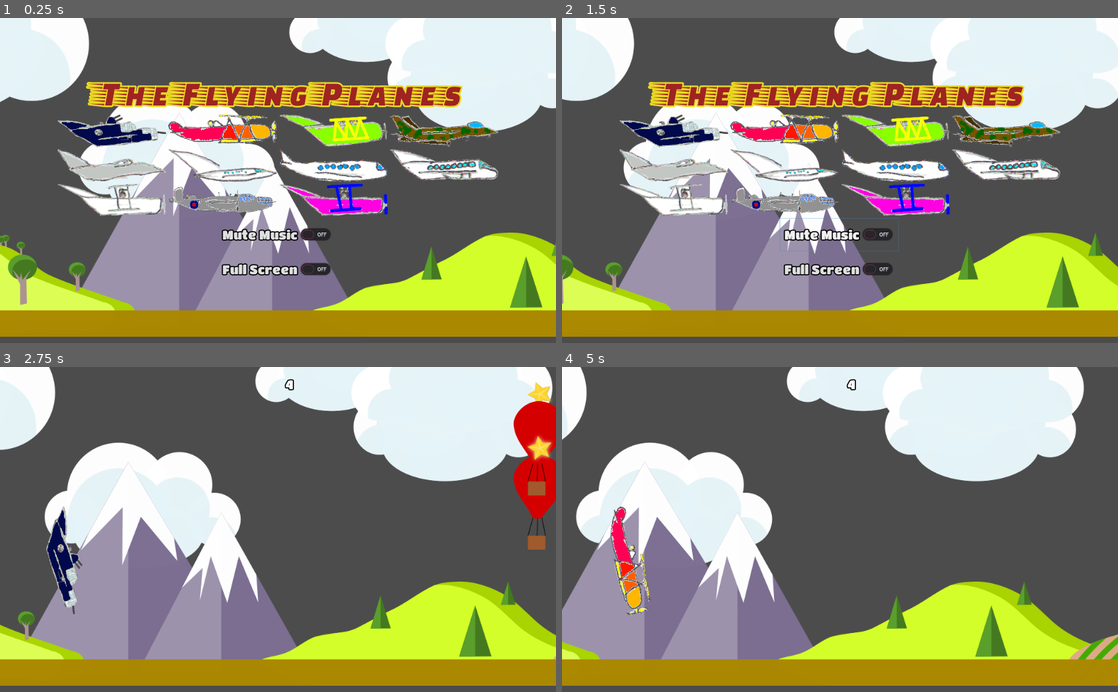
Above: before the commit, frames 1-4 (two rows, left to right).
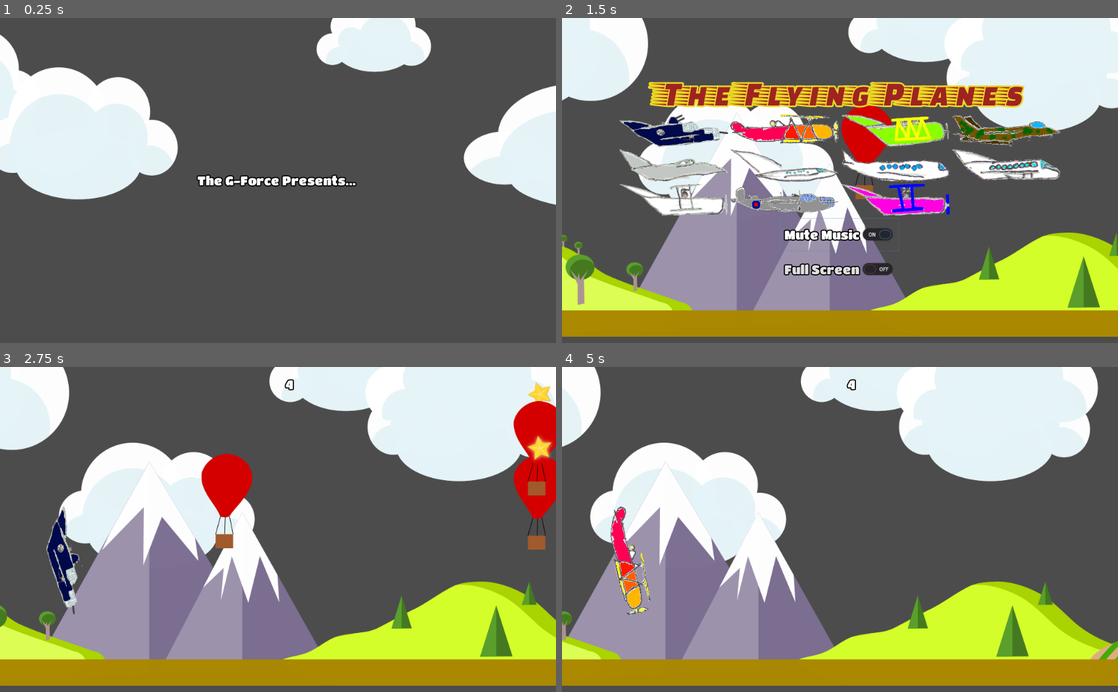
Above: after the commit, the same moments.

Repository: the-g-force/FamJam-October2020
Game: Godot game, scene res://src/SplashScreen.tscn
Two runs of this game, one before a commit and one after it. Both use one fixed random seed, a clock stepped at 60 frames per second and the inputs below. Before the commit the project starts from res://src/Level.tscn.
Inputs (mouse positions are in pixels of both pictures, inside the frame that each line leads up to):
- Up to frame 1 (0.25 s): no input
- Up to frame 2 (1.5 s): click (840, 235) at 0.5 s, where only the run before the commit has a clickable "Mute Music"; click "Mute Music" at 1.25 s
- Up to frame 3 (2.75 s): click (111, 480) at 2.02 s
- Up to frame 4 (5 s): move the mouse to (962, 513) at 2.77 s; click (962, 513) at 2.92 s; click "Play Again" at 3.5 s; click (784, 480) at 4.27 s

The runs differ from the first frame. In frame 1, 67% of the frame differs, in the area x 0-100%, y 0-99%; in frame 2, 15%; in frame 3, 18%; in frame 4, 17%.
Error after the commit: Attempt to call function 'toggle_mute' in base 'null instance' on a null instance. (res://src/AirplaneSelection.gd:36)

Commit message:
Integrate splash screen

Diff:
--- a/project/project.godot
+++ b/project/project.godot
@@ -21,13 +21,12 @@
 [application]
 
 config/name="FamJam-October2020"
-run/main_scene="res://src/Level.tscn"
+run/main_scene="res://src/SplashScreen.tscn"
 config/icon="res://icon.png"
 
 [autoload]
 
 Score="*res://src/Score.gd"
-Jukebox="*res://src/Jukebox.tscn"
 
 [display]
 
--- a/project/src/AirplaneSelection.gd
+++ b/project/src/AirplaneSelection.gd
@@ -33,7 +33,7 @@
 
 
 func _on_MuteButton_pressed():
-	Jukebox.toggle_mute()
+	$Jukebox.toggle_mute()
 
 
 func _on_FullscreenButton_pressed():
--- a/project/src/Level.tscn
+++ b/project/src/Level.tscn
@@ -6,6 +6,8 @@
 [ext_resource path="res://src/HUD.tscn" type="PackedScene" id=4]
 [ext_resource path="res://src/GameOver.tscn" type="PackedScene" id=5]
 [ext_resource path="res://src/AirplaneSelection.tscn" type="PackedScene" id=6]
+[ext_resource path="res://src/Obstacle.tscn" type="PackedScene" id=7]
+[ext_resource path="res://src/Jukebox.tscn" type="PackedScene" id=8]
 
 [sub_resource type="RectangleShape2D" id=1]
 extents = Vector2( 96, 8 )
@@ -34,6 +36,9 @@
 
 [node name="Obstacles" type="Node2D" parent="."]
 
+[node name="Obstacle" parent="Obstacles" instance=ExtResource( 7 )]
+position = Vector2( 561.306, 247.355 )
+
 [node name="ObstacleTimer" type="Timer" parent="."]
 wait_time = 0.5
 one_shot = true
@@ -52,6 +57,8 @@
 [node name="ExplosionSound" type="AudioStreamPlayer" parent="."]
 stream = ExtResource( 1 )
 bus = "SFX"
+
+[node name="Jukebox" parent="." instance=ExtResource( 8 )]
 [connection signal="body_entered" from="Walls/Wall1" to="." method="_on_body_entered"]
 [connection signal="body_entered" from="Walls/Wall2" to="." method="_on_body_entered"]
 [connection signal="timeout" from="ObstacleTimer" to="." method="_on_ObstacleTimer_timeout"]
--- /dev/null
+++ b/project/src/SplashScreen.gd
@@ -0,0 +1,15 @@
+extends Node
+
+const Game := preload("res://src/Level.tscn")
+
+var _touched := false
+
+func _input(event):
+	if not _touched and event is InputEventMouseButton and event.is_pressed():
+		$AnimationPlayer.play("FadeToBlack")
+
+
+func _on_AnimationPlayer_animation_finished(anim_name):
+	if anim_name == "FadeToBlack":
+		var game := Game.instance()
+		var _ignored := get_tree().change_scene_to(Game)
--- /dev/null
+++ b/project/src/SplashScreen.tscn
@@ -0,0 +1,98 @@
+[gd_scene load_steps=8 format=2]
+
+[ext_resource path="res://assets/fonts/ui_font.tres" type="DynamicFont" id=1]
+[ext_resource path="res://assets/fonts/NotoSans-Bold.ttf" type="DynamicFontData" id=2]
+[ext_resource path="res://assets/clouds.png" type="Texture" id=4]
+[ext_resource path="res://src/SplashScreen.gd" type="Script" id=5]
+
+[sub_resource type="DynamicFont" id=1]
+size = 20
+font_data = ExtResource( 2 )
+
+[sub_resource type="Animation" id=2]
+resource_name = "FadeIn"
+length = 3.0
+tracks/0/type = "value"
+tracks/0/path = NodePath("TapToContinue:modulate")
+tracks/0/interp = 1
+tracks/0/loop_wrap = true
+tracks/0/imported = false
+tracks/0/enabled = true
+tracks/0/keys = {
+"times": PoolRealArray( 0, 2, 3 ),
+"transitions": PoolRealArray( 1, 1, 1 ),
+"update": 0,
+"values": [ Color( 1, 1, 1, 0 ), Color( 1, 1, 1, 0 ), Color( 1, 1, 1, 1 ) ]
+}
+
+[sub_resource type="Animation" id=3]
+resource_name = "FadeToBlack"
+length = 0.5
+tracks/0/type = "value"
+tracks/0/path = NodePath("ColorRect:modulate")
+tracks/0/interp = 1
+tracks/0/loop_wrap = true
+tracks/0/imported = false
+tracks/0/enabled = true
+tracks/0/keys = {
+"times": PoolRealArray( 0, 0.5 ),
+"transitions": PoolRealArray( 1, 1 ),
+"update": 0,
+"values": [ Color( 1, 1, 1, 0 ), Color( 1, 1, 1, 1 ) ]
+}
+
+[node name="Control" type="Control"]
+anchor_right = 1.0
+anchor_bottom = 1.0
+script = ExtResource( 5 )
+__meta__ = {
+"_edit_use_anchors_": false
+}
+
+[node name="TheGForcePresents" type="Label" parent="."]
+anchor_left = 0.5
+anchor_top = 0.5
+anchor_right = 0.5
+anchor_bottom = 0.5
+margin_left = -149.0
+margin_top = -26.5
+margin_right = 149.0
+margin_bottom = 26.5
+custom_fonts/font = ExtResource( 1 )
+text = "The G-Force Presents..."
+
+[node name="TapToContinue" type="Label" parent="."]
+modulate = Color( 1, 1, 1, 0 )
+anchor_left = 0.5
+anchor_top = 1.0
+anchor_right = 0.5
+anchor_bottom = 1.0
+margin_left = -142.0
+margin_top = -221.511
+margin_right = 142.0
+margin_bottom = -187.511
+custom_fonts/font = SubResource( 1 )
+text = "Tap or Click to Continue"
+align = 1
+__meta__ = {
+"_edit_use_anchors_": false
+}
+
+[node name="AnimationPlayer" type="AnimationPlayer" parent="."]
+autoplay = "FadeIn"
+anims/FadeIn = SubResource( 2 )
+anims/FadeToBlack = SubResource( 3 )
+
+[node name="clouds" type="Sprite" parent="."]
+position = Vector2( -672.321, 196.068 )
+texture = ExtResource( 4 )
+
+[node name="ColorRect" type="ColorRect" parent="."]
+modulate = Color( 1, 1, 1, 0 )
+anchor_right = 1.0
+anchor_bottom = 1.0
+color = Color( 0, 0, 0, 1 )
+__meta__ = {
+"_edit_use_anchors_": false
+}
+[connection signal="animation_finished" from="AnimationPlayer" to="." method="_on_AnimationPlayer_animation_finished"]
Not shown: 1 places in project/src/Level.tscn that only renumber resources
